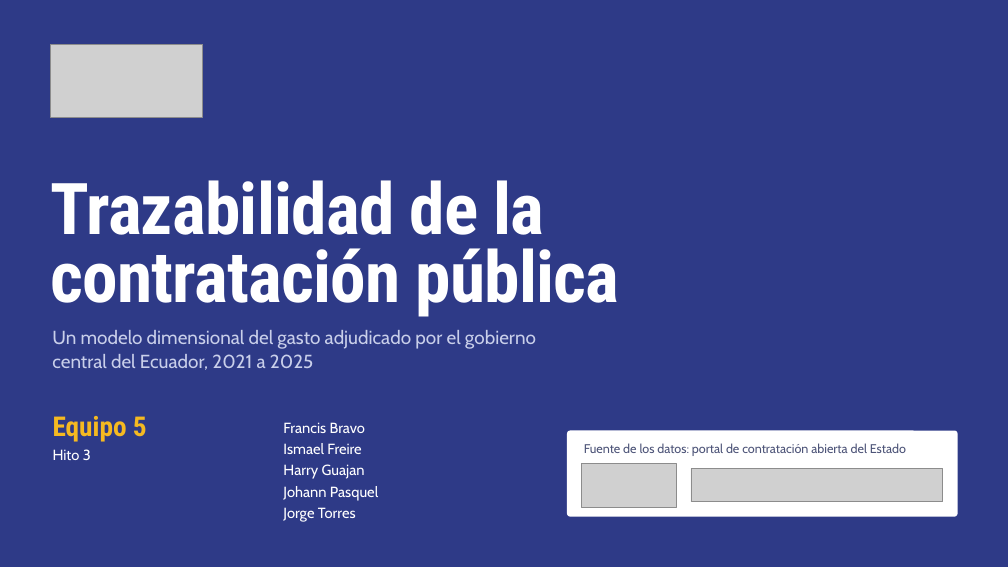
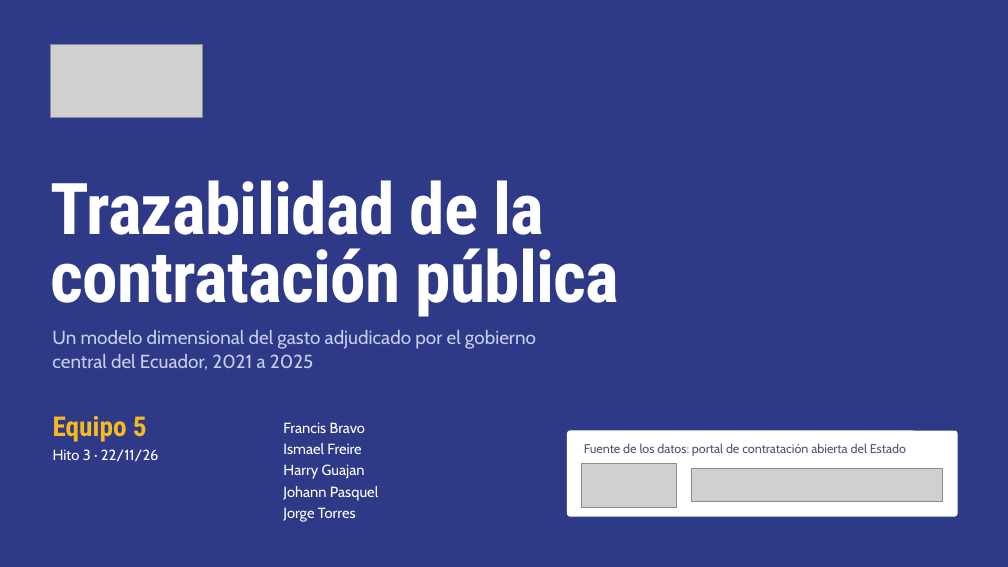
Before and after one commit to Vladimirjon/ec-gov-procurement-dw, a slide deck: slide 1 of deliverables/h3/H3PresentacionBravoFreireGuajanPasquelTorres.pptx. Drawn at 1008x567 pixels with LibreOffice and Linux fonts; fonts in the diff are those of the drawing; grey boxes stand for pictures; background and template pictures are left out. Boxes give left, top, right and bottom in pixels: in the first picture for what was removed or moved away, otherwise in the second. Text is boxed around its words. In the diff, an @@ line names an element or a change of style, - is before the commit and + after.

```diff
--- a/deliverables/h3/H3PresentacionBravoFreireGuajanPasquelTorres.pptx
+++ b/deliverables/h3/H3PresentacionBravoFreireGuajanPasquelTorres.pptx
@@ text at (x1=53, y1=449, x2=159, y2=462): text changed @@
-Hito 3
+Hito 3 · 22/11/26
```
Also in this commit, not shown: 3 other slides changed, 6 other files.
